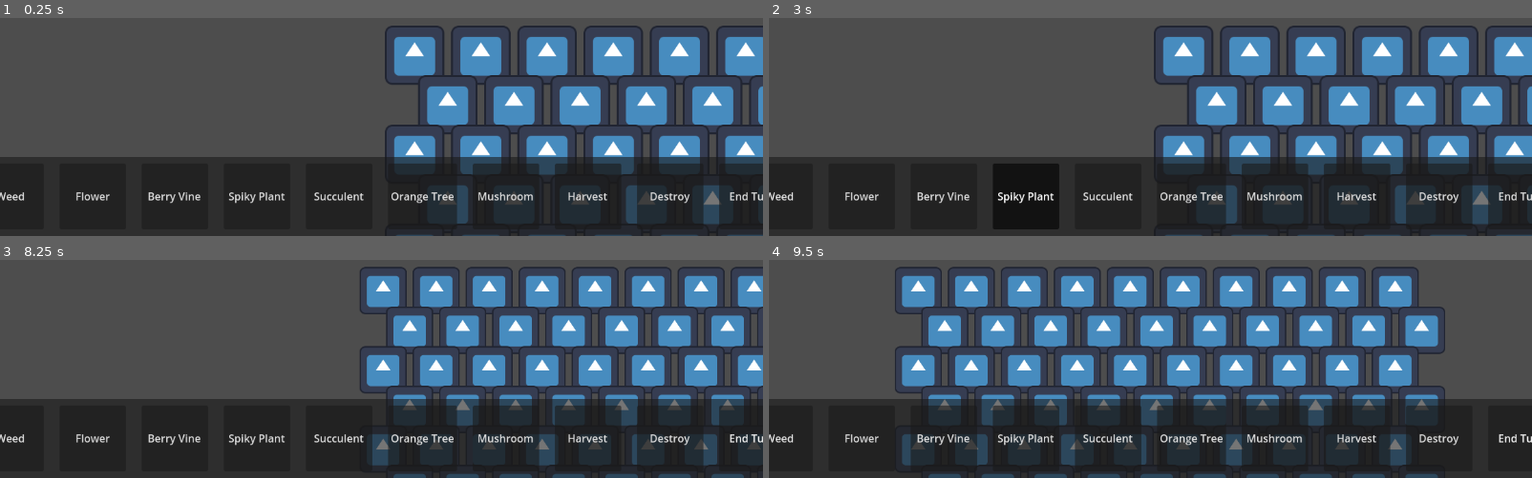
Above: before the commit, frames 1-4 (two rows, left to right).
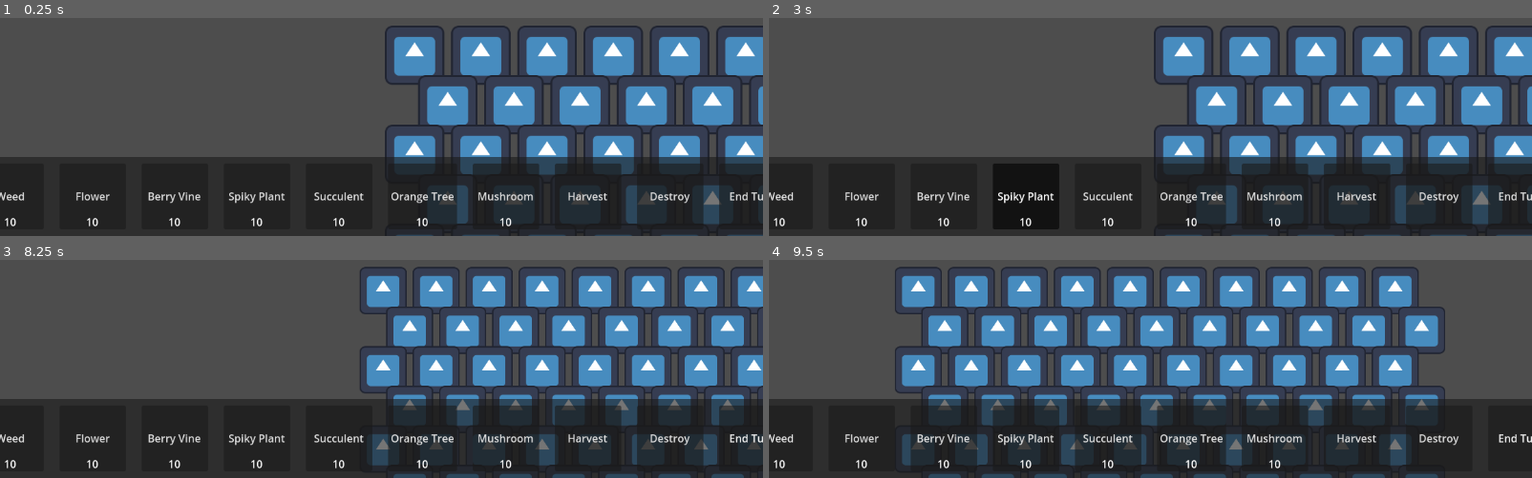
Above: after the commit, the same moments.

Repository: CiaranWoodward/LD54
Game: Godot game, scene res://Level.tscn
Two runs of this game, one before a commit and one after it. Both use one fixed random seed, a clock stepped at 60 frames per second and the inputs below. The engine's default icon, where the game draws it, is replaced by a stand-in: a white triangle on a blue panel in a dark square.
Inputs (mouse positions are in pixels of both pictures, inside the frame that each line leads up to):
- Up to frame 1 (0.25 s): no input
- Up to frame 2 (3 s): click "Weed" at 0.5 s; click "Flower" at 1.25 s; click "Berry Vine" at 2 s; click "Spiky Plant" at 2.75 s
- Up to frame 3 (8.25 s): click "Succulent" at 3.5 s; click "Orange Tree" at 4.25 s; click "Mushroom" at 5 s; click "Harvest" at 5.75 s; click "Destroy" at 6.5 s; click "End Turn" at 7.25 s; tap Enter at 8 s; move the mouse to (outside the picture) at 8.02 s; hold Right (ui_right) from 8.03 s (still down); hold Mouse wheel down (zoom_in) from 8.03 s (still down); click (outside the picture) at 8.17 s
- Up to frame 4 (9.5 s): release Right (ui_right) at 8.75 s; release Mouse wheel down (zoom_in) at 8.75 s; drag from (997, 286) to (1112, 349) at 8.77 s

The runs differ from the first frame. In frame 1, 0.2% of the frame differs, in the area x 0-68%, y 91-96%; in frame 2, 0.2%; in frame 3, 0.2%; in frame 4, 0.2%.

Commit message:
Wire up inventory to UI

Diff:
--- a/Global.gd
+++ b/Global.gd
@@ -1,4 +1,6 @@
 extends Node
+
+signal inventory_updated
 
 # enum for all plant types
 enum PlantType {WEED, FLOWER, BERRY_VINE, SPIKY_PLANT, SUCCULENT, ORANGE_TREE, MUSHROOM}
@@ -7,16 +9,16 @@
 enum ProduceType {FLOWER, BERRY, ORANGE, SUCCULENT, MUSHROOM}
 
 # inverntory for produce
-var produceInventory: Dictionary = ProduceType.keys().reduce(func(accum, type):
+var _produceInventory: Dictionary = ProduceType.values().reduce(func(accum, type):
 	accum[type] = 0
 	return accum, {})
 
 # inventory for seeds
-var seedInventory: Dictionary = PlantType.keys().reduce(func(accum, type):
+var _seedInventory: Dictionary = PlantType.values().reduce(func(accum, type):
 	accum[type] = 10
 	return accum, {})
 
-var produceQuota: Dictionary = {}
+var _produceQuota: Dictionary = {}
 
 # Called when the node enters the scene tree for the first time.
 func _ready():
@@ -54,3 +56,28 @@
 		PlantType.ORANGE_TREE: return OrangeTree
 		PlantType.MUSHROOM: return Mushroom
 	return null
+
+func get_produce_count(type : ProduceType):
+	return _produceInventory[type]
+func get_seed_count(type : PlantType):
+	return _seedInventory[type]
+func get_quota_count(type : ProduceType):
+	return _produceQuota[type]
+func set_produce_count(type : ProduceType, count : int):
+	_produceInventory[type] = count
+	inventory_updated.emit()
+func set_seed_count(type : PlantType, count : int):
+	_seedInventory[type] = count
+	inventory_updated.emit()
+func set_quota_count(type : ProduceType, count : int):
+	_produceQuota[type] = count
+	inventory_updated.emit()
+func change_produce_count(type : ProduceType, delta : int):
+	_produceInventory[type] += delta
+	inventory_updated.emit()
+func change_seed_count(type : PlantType, delta : int):
+	_seedInventory[type] += delta
+	inventory_updated.emit()
+func change_quota_count(type : ProduceType, delta : int):
+	_produceQuota[type] += delta
+	inventory_updated.emit()
--- a/Plants/BasePlant.gd
+++ b/Plants/BasePlant.gd
@@ -32,13 +32,20 @@
 ## Can this plant be sown on this tile
 func can_sow(tile : PlantTile) -> bool:
 	if (tile.is_occupied()):
-			return false
+		return false
+	if Global.get_seed_count(plant_type()) <= 0:
+		return false
 	return true
 
 ## Attempt to sow a seed on a tile, returns false if unsuccessful
 func sow(tile : PlantTile) -> bool:
 	if !can_sow(tile):
 		return false
+	Global.change_seed_count(plant_type(), -1)
 	tile.child_plant = self
 	parent_tile = tile
 	return true
+
+func plant_type() -> Global.PlantType:
+	assert(false)
+	return Global.PlantType.WEED
--- a/Plants/BerryVine.gd
+++ b/Plants/BerryVine.gd
@@ -6,3 +6,6 @@
 
 static func plant_description():
 	return "Spreads and fruits with delicious berries!"
+
+func plant_type():
+	return Global.PlantType.BERRY_VINE
--- a/Plants/Flower.gd
+++ b/Plants/Flower.gd
@@ -11,8 +11,11 @@
 static func plant_description():
 	return "Improves soil mositure for later planting."
 
+func plant_type():
+	return Global.PlantType.FLOWER
+
 func harvest():
-	Global.produceInventory.FLOWER += 1
+	Global.change_produce_count(Global.ProduceType.FLOWER, 1)
 	destroy()
 
 func destroy():
--- a/Plants/Flower.tscn
+++ b/Plants/Flower.tscn
@@ -148,24 +148,10 @@
 states/Withered/position = Vector2(862, 172)
 transitions = ["Small", "Growing", SubResource("AnimationNodeStateMachineTransition_lvatp"), "Big", "Withered", SubReso …(202 unchanged characters)…
 
-[sub_resource type="Animation" id="Animation_ihcq5"]
-resource_name = "Plant"
-length = 0.1
-tracks/0/type = "value"
-tracks/0/imported = false
-tracks/0/enabled = true
-tracks/0/path = NodePath("../Flower/Poof:emitting")
-tracks/0/interp = 1
-tracks/0/loop_wrap = true
-tracks/0/keys = {
-"times": PackedFloat32Array(0),
-"transitions": PackedFloat32Array(1),
-"update": 1,
-"values": [true]
-}
-
-[sub_resource type="Animation" id="Animation_sab88"]
-length = 0.001
+[sub_resource type="Animation" id="Animation_gh8pu"]
+resource_name = "Big"
+length = 0.2
+loop_mode = 1
 tracks/0/type = "value"
 tracks/0/imported = false
 tracks/0/enabled = true
@@ -176,7 +162,7 @@
 "times": PackedFloat32Array(0),
 "transitions": PackedFloat32Array(1),
 "update": 1,
-"values": [0]
+"values": [2]
 }
 tracks/1/type = "value"
 tracks/1/imported = false
@@ -188,7 +174,7 @@
 "times": PackedFloat32Array(0),
 "transitions": PackedFloat32Array(1),
 "update": 1,
-"values": [0]
+"values": [2]
 }
 tracks/2/type = "value"
 tracks/2/imported = false
@@ -200,7 +186,7 @@
 "times": PackedFloat32Array(0),
 "transitions": PackedFloat32Array(1),
 "update": 1,
-"values": [0]
+"values": [2]
 }
 tracks/3/type = "value"
 tracks/3/imported = false
@@ -212,83 +198,7 @@
 "times": PackedFloat32Array(0),
 "transitions": PackedFloat32Array(1),
 "update": 1,
-"values": [0]
-}
-tracks/4/type = "value"
-tracks/4/imported = false
-tracks/4/enabled = true
-tracks/4/path = NodePath("../Flower/Poof:emitting")
-tracks/4/interp = 1
-tracks/4/loop_wrap = true
-tracks/4/keys = {
-"times": PackedFloat32Array(0),
-"transitions": PackedFloat32Array(1),
-"update": 1,
-"values": [false]
-}
-
-[sub_resource type="Animation" id="Animation_mpmqe"]
-resource_name = "Withered"
-length = 0.2
-tracks/0/type = "value"
-tracks/0/imported = false
-tracks/0/enabled = true
-tracks/0/path = NodePath("../Flower/Bud:frame")
-tracks/0/interp = 1
-tracks/0/loop_wrap = true
-tracks/0/keys = {
-"times": PackedFloat32Array(0),
-"transitions": PackedFloat32Array(1),
-"update": 1,
-"values": [3]
-}
-tracks/1/type = "value"
-tracks/1/imported = false
-tracks/1/enabled = true
-tracks/1/path = NodePath("../Flower/Leaf:frame")
-tracks/1/interp = 1
-tracks/1/loop_wrap = true
-tracks/1/keys = {
-"times": PackedFloat32Array(0),
-"transitions": PackedFloat32Array(1),
-"update": 1,
-"values": [3]
-}
-tracks/2/type = "value"
-tracks/2/imported = false
-tracks/2/enabled = true
-tracks/2/path = NodePath("../Flower/Shadow:frame")
-tracks/2/interp = 1
-tracks/2/loop_wrap = true
-tracks/2/keys = {
-"times": PackedFloat32Array(0),
-"transitions": PackedFloat32Array(1),
-"update": 1,
-"values": [3]
-}
-tracks/3/type = "value"
-tracks/3/imported = false
-tracks/3/enabled = true
-tracks/3/path = NodePath("../Flower/Stem:frame")
-tracks/3/interp = 1
-tracks/3/loop_wrap = true
-tracks/3/keys = {
-"times": PackedFloat32Array(0),
-"transitions": PackedFloat32Array(1),
-"update": 1,
-"values": [3]
-}
-tracks/4/type = "value"
-tracks/4/imported = false
-tracks/4/enabled = true
-tracks/4/path = NodePath("../Flower/Poof:emitting")
-tracks/4/interp = 1
-tracks/4/loop_wrap = true
-tracks/4/keys = {
-"times": PackedFloat32Array(0),
-"transitions": PackedFloat32Array(1),
-"update": 1,
-"values": [true]
+"values": [2]
 }
 
 [sub_resource type="Animation" id="Animation_kb83s"]
@@ -343,6 +253,85 @@
 "values": [0, 1, 2]
 }
 
+[sub_resource type="Animation" id="Animation_ihcq5"]
+resource_name = "Plant"
+length = 0.1
+tracks/0/type = "value"
+tracks/0/imported = false
+tracks/0/enabled = true
+tracks/0/path = NodePath("../Flower/Poof:emitting")
+tracks/0/interp = 1
+tracks/0/loop_wrap = true
+tracks/0/keys = {
+"times": PackedFloat32Array(0),
+"transitions": PackedFloat32Array(1),
+"update": 1,
+"values": [true]
+}
+
+[sub_resource type="Animation" id="Animation_sab88"]
+length = 0.001
+tracks/0/type = "value"
+tracks/0/imported = false
+tracks/0/enabled = true
+tracks/0/path = NodePath("../Flower/Bud:frame")
+tracks/0/interp = 1
+tracks/0/loop_wrap = true
+tracks/0/keys = {
+"times": PackedFloat32Array(0),
+"transitions": PackedFloat32Array(1),
+"update": 1,
+"values": [0]
+}
+tracks/1/type = "value"
+tracks/1/imported = false
+tracks/1/enabled = true
+tracks/1/path = NodePath("../Flower/Leaf:frame")
+tracks/1/interp = 1
+tracks/1/loop_wrap = true
+tracks/1/keys = {
+"times": PackedFloat32Array(0),
+"transitions": PackedFloat32Array(1),
+"update": 1,
+"values": [0]
+}
+tracks/2/type = "value"
+tracks/2/imported = false
+tracks/2/enabled = true
+tracks/2/path = NodePath("../Flower/Shadow:frame")
+tracks/2/interp = 1
+tracks/2/loop_wrap = true
+tracks/2/keys = {
+"times": PackedFloat32Array(0),
+"transitions": PackedFloat32Array(1),
+"update": 1,
+"values": [0]
+}
+tracks/3/type = "value"
+tracks/3/imported = false
+tracks/3/enabled = true
+tracks/3/path = NodePath("../Flower/Stem:frame")
+tracks/3/interp = 1
+tracks/3/loop_wrap = true
+tracks/3/keys = {
+"times": PackedFloat32Array(0),
+"transitions": PackedFloat32Array(1),
+"update": 1,
+"values": [0]
+}
+tracks/4/type = "value"
+tracks/4/imported = false
+tracks/4/enabled = true
+tracks/4/path = NodePath("../Flower/Poof:emitting")
+tracks/4/interp = 1
+tracks/4/loop_wrap = true
+tracks/4/keys = {
+"times": PackedFloat32Array(0),
+"transitions": PackedFloat32Array(1),
+"update": 1,
+"values": [false]
+}
+
 [sub_resource type="Animation" id="Animation_vbthf"]
 resource_name = "Small"
 length = 0.2
@@ -396,10 +385,9 @@
 "values": [1]
 }
 
-[sub_resource type="Animation" id="Animation_gh8pu"]
-resource_name = "Big"
+[sub_resource type="Animation" id="Animation_mpmqe"]
+resource_name = "Withered"
 length = 0.2
-loop_mode = 1
 tracks/0/type = "value"
 tracks/0/imported = false
 tracks/0/enabled = true
@@ -410,7 +398,7 @@
 "times": PackedFloat32Array(0),
 "transitions": PackedFloat32Array(1),
 "update": 1,
-"values": [2]
+"values": [3]
 }
 tracks/1/type = "value"
 tracks/1/imported = false
@@ -422,7 +410,7 @@
 "times": PackedFloat32Array(0),
 "transitions": PackedFloat32Array(1),
 "update": 1,
-"values": [2]
+"values": [3]
 }
 tracks/2/type = "value"
 tracks/2/imported = false
@@ -434,7 +422,7 @@
 "times": PackedFloat32Array(0),
 "transitions": PackedFloat32Array(1),
 "update": 1,
-"values": [2]
+"values": [3]
 }
 tracks/3/type = "value"
 tracks/3/imported = false
@@ -446,7 +434,19 @@
 "times": PackedFloat32Array(0),
 "transitions": PackedFloat32Array(1),
 "update": 1,
-"values": [2]
+"values": [3]
+}
+tracks/4/type = "value"
+tracks/4/imported = false
+tracks/4/enabled = true
+tracks/4/path = NodePath("../Flower/Poof:emitting")
+tracks/4/interp = 1
+tracks/4/loop_wrap = true
+tracks/4/keys = {
+"times": PackedFloat32Array(0),
+"transitions": PackedFloat32Array(1),
+"update": 1,
+"values": [true]
 }
 
 [sub_resource type="AnimationLibrary" id="AnimationLibrary_6i8pg"]
--- a/Plants/Mushroom.gd
+++ b/Plants/Mushroom.gd
@@ -6,3 +6,6 @@
 
 static func plant_description():
 	return "Thrives on dead plant life."
+
+func plant_type():
+	return Global.PlantType.MUSHROOM
--- a/Plants/OrangeTree.gd
+++ b/Plants/OrangeTree.gd
@@ -6,3 +6,6 @@
 
 static func plant_description():
 	return "Draws in moisture from a wide area."
+
+func plant_type():
+	return Global.PlantType.ORANGE_TREE
--- a/Plants/SpikyPlant.gd
+++ b/Plants/SpikyPlant.gd
@@ -6,3 +6,6 @@
 
 static func plant_description():
 	return "Kills everything around it."
+
+func plant_type():
+	return Global.PlantType.SPIKY_PLANT
--- a/Plants/Succulent.gd
+++ b/Plants/Succulent.gd
@@ -6,3 +6,6 @@
 
 static func plant_description():
 	return "Will die if overwatered."
+
+func plant_type():
+	return Global.PlantType.SUCCULENT
--- a/Plants/Weed.gd
+++ b/Plants/Weed.gd
@@ -10,6 +10,9 @@
 
 static func plant_description():
 	return "Why won't it die?!"
+
+func plant_type():
+	return Global.PlantType.WEED
 
 func harvest():
 	destroy()
--- a/UI/plant_button.gd
+++ b/UI/plant_button.gd
@@ -6,7 +6,14 @@
 func _ready():
 	$Button.text = Global.get_plant_name(plant_type)
 	$Button.tooltip_text = Global.get_plant_description(plant_type)
+	Global.inventory_updated.connect(update_count)
+	update_count()
 
 # Called every frame. 'delta' is the elapsed time since the previous frame.
 func _process(delta):
 	pass
+
+func update_count():
+	var count = Global.get_seed_count(plant_type)
+	$Count.text = str(count)
+	self.visible = (count > 0)
--- a/UI/plant_button.tscn
+++ b/UI/plant_button.tscn
@@ -20,3 +20,9 @@
 layout_mode = 2
 toggle_mode = true
 button_group = ExtResource("1_13m46")
+
+[node name="Count" type="Label" parent="."]
+layout_mode = 2
+size_flags_vertical = 8
+text = "0"
+horizontal_alignment = 1
